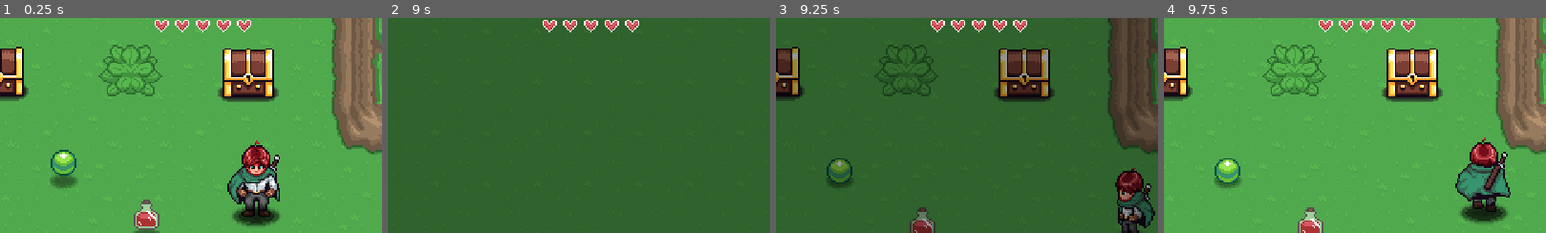
Above: before the commit, frames 1-4 (left to right).
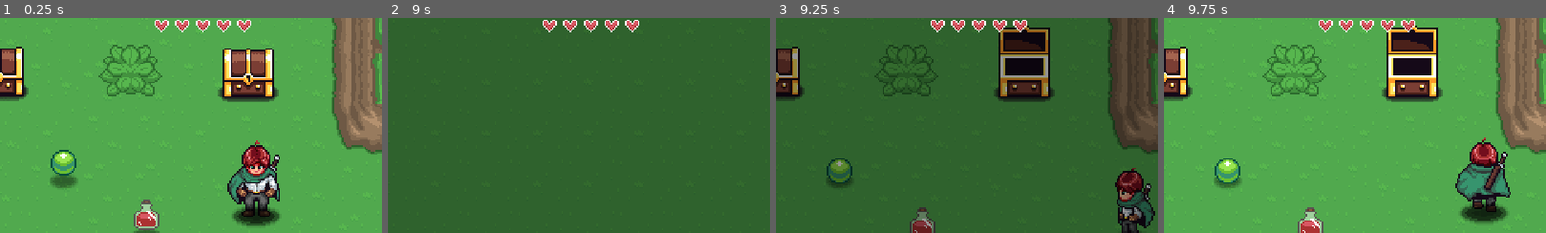
Above: after the commit, the same moments.

Repository: utwoo/Godot-AARPG
Game: Godot game, scene res://Levels/Area01/01.tscn
Two runs of this game, one before a commit and one after it. Both use one fixed random seed, a clock stepped at 60 frames per second and the inputs below. Sound files missing from this copy of the repository are replaced by a short silence.
Inputs:
- Up to frame 1 (0.25 s): no input
- Up to frame 2 (9 s): hold S (interact) 0.53-1.28 s; hold Up (up) 0.53-2.03 s; tap Z (attack) at 1.35, 5.85 s; tap S (interact) at 1.55, 2.85, 3.8, 4.35, 6.05, 7.35, 8.3, 8.85 s; hold S (interact) 2.03-2.78 s; hold Left (left) 2.03-3.53 s; hold Down (down) 3.53-4.28 s; hold Z (attack) 3.53-4.28 s; hold Right (right) 4.28-5.03 s; hold Up (up) 5.03-5.78 s; hold S (interact) 5.03-5.78 s; hold Right (right) 5.78-8.03 s; hold S (interact) 6.53-7.28 s; hold Down (down) 8.03-8.78 s; hold Z (attack) 8.03-8.78 s; hold Left (left) from 8.78 s (still down)
- Up to frame 3 (9.25 s): keep holding Left (left)
- Up to frame 4 (9.75 s): release Left (left) at 9.53 s; hold Up (up) from 9.53 s (still down); hold S (interact) from 9.53 s (still down)
The pictures show only the part of the screen within x 50-100%, y 9-59%; the shares and areas given below are measured in that part.

Frames 1-2 are identical in both runs. In frame 3, 2.8% of the frame differs, in the area x 58-72%, y 3-34%; in frame 4, 2.8%.

Commit message:
Chapter 21: Persistent data saving

Diff:
--- a/00_Globals/global_save_manager.gd
+++ b/00_Globals/global_save_manager.gd
@@ -71,3 +71,13 @@
 
 func update_item_data():
 	current_save.items = PlayerManager.INVENTORY_DATA.get_save_data()
+
+func add_persistent_value( value : String ):
+	if check_persistent_value( value ) == false:
+		current_save.persistence.append( value )
+	pass
+
+func check_persistent_value( value : String ) -> bool :
+	var p = current_save.persistence as Array
+	var result = p.has( value )
+	return result
--- /dev/null
+++ b/GeneralNodes/PersistentDataHandler/persistent_data_handler.gd
@@ -0,0 +1,19 @@
+class_name PersistentDataHandler
+extends Node
+
+var value : bool = false
+
+func _ready():
+	get_value()
+	pass
+
+func set_value():
+	SaveManager.add_persistent_value( _get_name() )
+	pass
+
+func get_value():
+	value = SaveManager.check_persistent_value( _get_name() )
+	pass
+
+func _get_name() -> String:
+	return get_tree().current_scene.scene_file_path + "/" + get_parent().name + "/" + name
--- /dev/null
+++ b/GeneralNodes/PersistentDataHandler/persistent_data_handler.tscn
@@ -0,0 +1,6 @@
+[gd_scene load_steps=2 format=3 uid="uid://687if1id12et"]
+
+[ext_resource type="Script" uid="uid://djwagcnf3n6fa" path="res://GeneralNodes/PersistentDataHandler/persistent_data_handler.gd" id="1_1m7nt"]
+
+[node name="PersistentDataHandler" type="Node"]
+script = ExtResource("1_1m7nt")
--- a/Interactables/TreasureChest/treasure-chest.gd
+++ b/Interactables/TreasureChest/treasure-chest.gd
@@ -12,6 +12,7 @@
 @onready var label : Label = $ItemSprite/Label
 @onready var animation_player : AnimationPlayer = $AnimationPlayer
 @onready var interact_area : Area2D = $Area2D
+@onready var is_open_data : PersistentDataHandler = $IsOpen
 
 func _ready():
 	_update_texture()
@@ -22,6 +23,8 @@
 
 	interact_area.area_entered.connect( _on_area_enter )
 	interact_area.area_exited.connect( _on_area_exit )
+	set_chest_state()
+	pass
 
 func _on_area_enter( _area : Area2D ):
 	PlayerManager.interact_pressed.connect( player_interact )
@@ -32,7 +35,9 @@
 		return
 
 	is_open = true
+	is_open_data.set_value()
 	animation_player.play("open_chest")
+
 	if item_data and quantity > 0:
 		PlayerManager.INVENTORY_DATA.add_item( item_data, quantity )
 	else:
@@ -41,7 +46,7 @@
 
 
 func _on_area_exit( _area : Area2D ):
-	PlayerManager.interact_pressed.is_connected( player_interact )
+	PlayerManager.interact_pressed.disconnect( player_interact )
 	pass
 
 
@@ -59,8 +64,6 @@
 func _update_texture():
 	if item_data and sprite:
 		sprite.texture = item_data.texture
-	else:
-		sprite = null
 	pass
 
 func _update_label():
@@ -70,3 +73,11 @@
 		else:
 			label.text = "x" + str( quantity )
 	pass
+
+func set_chest_state():
+	is_open = is_open_data.value
+	if is_open:
+		animation_player.play("opened")
+	else:
+		animation_player.play("closed")
+	pass
--- a/Interactables/TreasureChest/treasure-chest.tscn
+++ b/Interactables/TreasureChest/treasure-chest.tscn
@@ -1,13 +1,9 @@
-[gd_scene load_steps=13 format=3 uid="uid://dx6qiy1snmt5a"]
+[gd_scene load_steps=12 format=3 uid="uid://dx6qiy1snmt5a"]
 
 [ext_resource type="Script" uid="uid://dfv4sfx105pkk" path="res://Interactables/TreasureChest/treasure-chest.gd" id="1_j544f"]
 [ext_resource type="Texture2D" uid="uid://bb14m1svboomt" path="res://Interactables/TreasureChest/treasure-chest.png" id="2_1wiyq"]
-[ext_resource type="Texture2D" uid="uid://drqco1llx6btu" path="res://Items/sprites/items.png" id="3_avjv6"]
+[ext_resource type="PackedScene" uid="uid://687if1id12et" path="res://GeneralNodes/PersistentDataHandler/persistent_data_handler.tscn" id="4_ebwvl"]
 [ext_resource type="AudioStream" uid="uid://7fdr1o1wgr3v" path="res://Interactables/TreasureChest/treasure-open.wav" id="4_gkxf7"]
-
-[sub_resource type="AtlasTexture" id="AtlasTexture_1wiyq"]
-atlas = ExtResource("3_avjv6")
-region = Rect2(0, 0, 32, 32)
 
 [sub_resource type="Animation" id="Animation_ebwvl"]
 length = 0.001
@@ -196,6 +192,7 @@
 size = Vector2(35, 12)
 
 [node name="TreasureChest" type="Node2D"]
+process_mode = 3
 script = ExtResource("1_j544f")
 
 [node name="Sprite2D" type="Sprite2D" parent="."]
@@ -205,7 +202,6 @@
 
 [node name="ItemSprite" type="Sprite2D" parent="."]
 position = Vector2(0, -6)
-texture = SubResource("AtlasTexture_1wiyq")
 
 [node name="Label" type="Label" parent="ItemSprite"]
 offset_left = 9.0
@@ -242,3 +238,5 @@
 position = Vector2(-0.5, 7)
 shape = SubResource("RectangleShape2D_gkxf7")
 debug_color = Color(0.040186685, 0.70196074, 0, 0.41960785)
+
+[node name="IsOpen" parent="." instance=ExtResource("4_ebwvl")]
Not shown, added: GeneralNodes/PersistentDataHandler/persistent_data_handler.gd.uid
